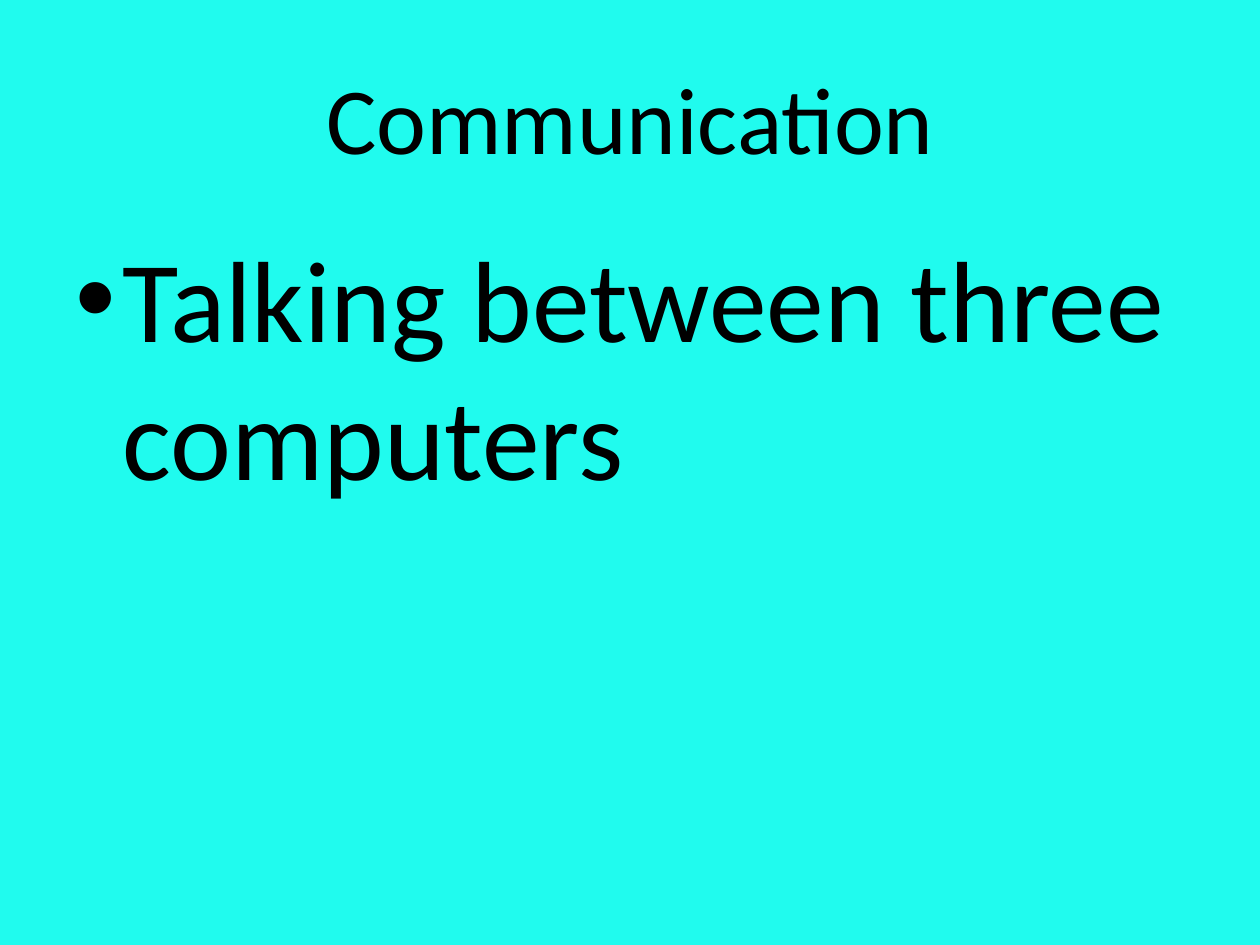
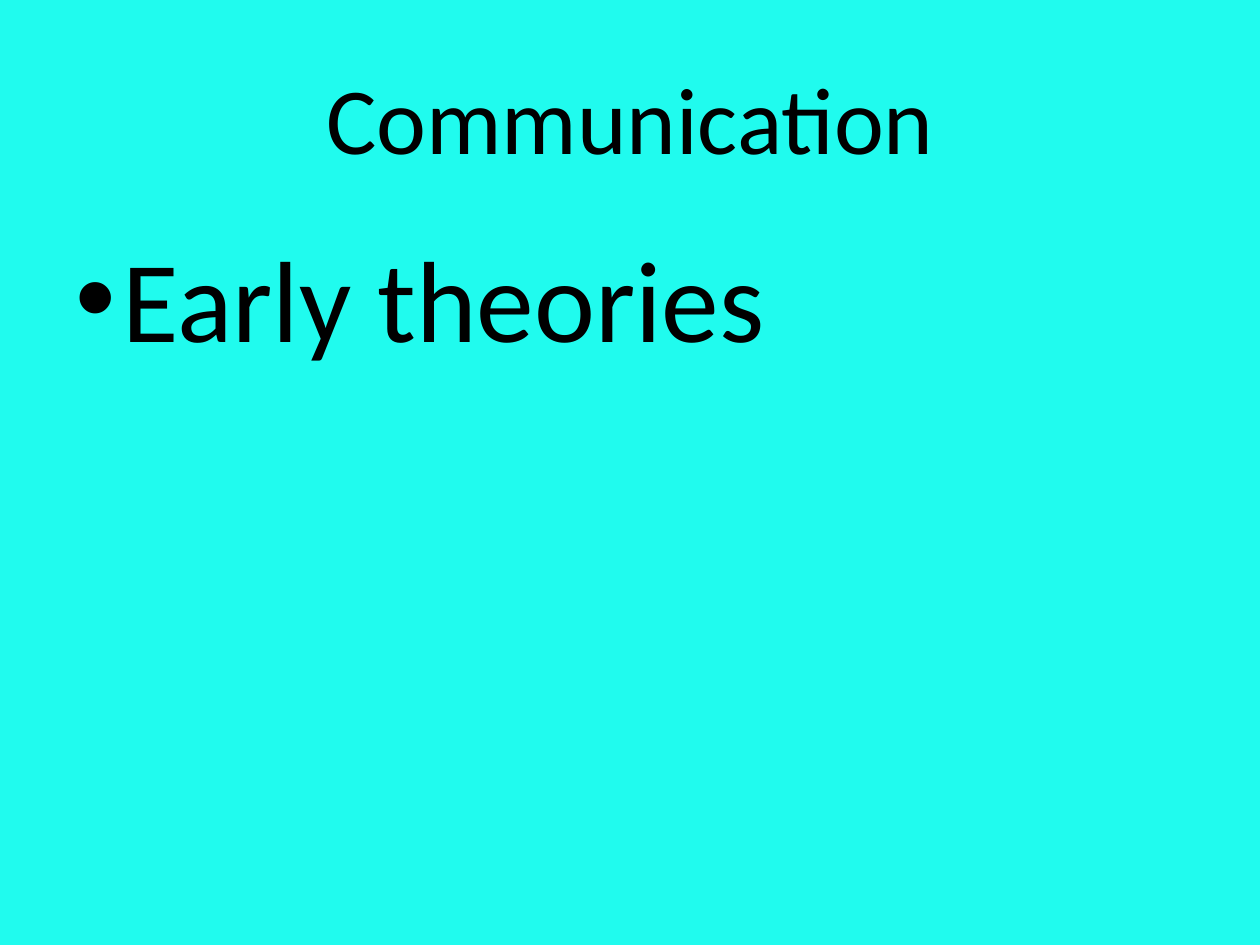
Before and after one commit to jwarshaw/RaspberryDrive, a slide deck: slide 5 of PowerPoint - Raspberry Drive.pptx. Drawn at 1260x945 pixels with LibreOffice and Linux fonts; fonts in the diff are those of the drawing. Boxes give left, top, right and bottom in pixels: in the first picture for what was removed or moved away, otherwise in the second. Text is boxed around its words. In the diff, an @@ line names an element or a change of style, - is before the commit and + after.

```diff
--- a/PowerPoint - Raspberry Drive.pptx
+++ b/PowerPoint - Raspberry Drive.pptx
@@ text at (123, 261, 765, 361): text changed @@
-• Talking between three computers
+• Early theories
```
Also in this commit, not shown: 5 other slides changed, 7 slides added, 1 other file.
